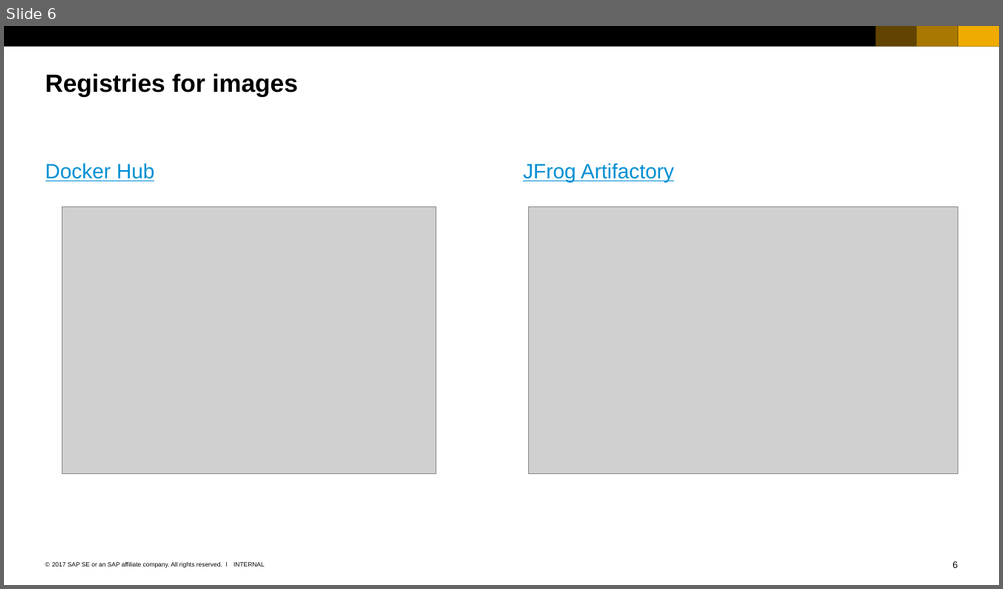
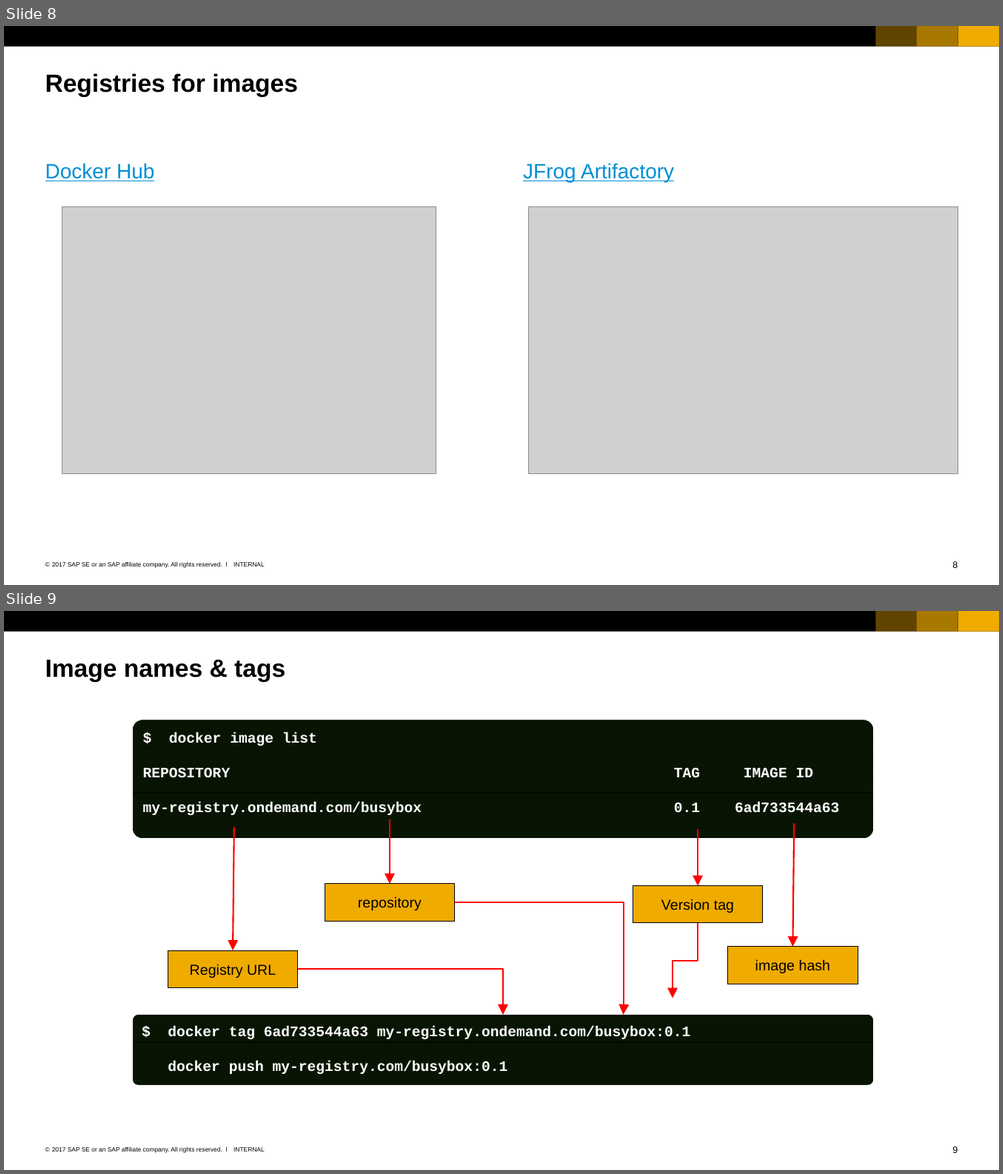
Before and after one commit to cuijiyao01/docker-k8s-training, a slide deck: docker/04_Images.pptx. Shown one above the other, each under a label of ours: slide 6 before the commit, slides 8 and 9 after it. The pictures are 1003x589 and 1003x1174 pixels, drawn with LibreOffice and Linux fonts; fonts in the diff are those of the drawing; grey boxes stand for pictures. Boxes give left, top, right and bottom in pixels: in the first picture for what was removed or moved away, otherwise in the second. Text is boxed around its words. In the diff, an @@ line names an element or a change of style, - is before the commit and + after.

Commit message:
added demo & exercise marker for docker part

```diff
--- a/docker/04_Images.pptx
+++ b/docker/04_Images.pptx
@@ slide 9 added at [4, 611, 999, 1170], background #FFFFFF; not listed: 7 template elements that a slide beside it also shows @@
@@ title added at [45, 660, 285, 682], 24 pt, text #000000, bold @@
+Image names & tags
@@ rounded rectangle added at [133, 720, 874, 837], fill pattern #000000 on #112806, 14 pt, text #FFFFFF, bold @@
+$ docker image list
+REPOSITORY TAG IMAGE ID
+my-registry.ondemand.com/busybox 0.1 6ad733544a63
@@ arrow added from (233, 827) to (233, 950), #FF0000 1.5 pt @@
@@ arrow added from (390, 820) to (390, 884), #FF0000 1.5 pt @@
@@ arrow added from (697, 829) to (697, 886), #FF0000 1.5 pt @@
@@ arrow added from (794, 823) to (792, 946), #FF0000 1.5 pt @@
@@ rectangle added at [324, 884, 455, 921], fill #F0AB00, outline #000000 0.5 pt, 14 pt, text #000000 @@
+repository
@@ rectangle added at [632, 886, 762, 923], fill #F0AB00, outline #000000 0.5 pt, 14 pt, text #000000 @@
+Version tag
@@ elbow arrow added from (455, 903) to (623, 1015), #FF0000 1.5 pt @@
@@ elbow arrow added from (697, 923) to (672, 998), #FF0000 1.5 pt @@
@@ rectangle added at [168, 950, 298, 988], fill #F0AB00, outline #000000 0.5 pt, 14 pt, text #000000 @@
+Registry URL
@@ rectangle added at [727, 946, 857, 984], fill #F0AB00, outline #000000 0.5 pt, 14 pt, text #000000 @@
+image hash
@@ elbow arrow added from (298, 969) to (503, 1015), #FF0000 1.5 pt @@
@@ rounded rectangle added at [133, 1015, 874, 1086], fill pattern #000000 on #112806, 14 pt, text #FFFFFF, bold @@
+$ docker tag 6ad733544a63 my-registry.ondemand.com/busybox:0.1
+docker push my-registry.com/busybox:0.1
@@ what was slide 6 is now slide 8 @@
```
Also in this commit, not shown: 3 other slides added, 2 other files.
